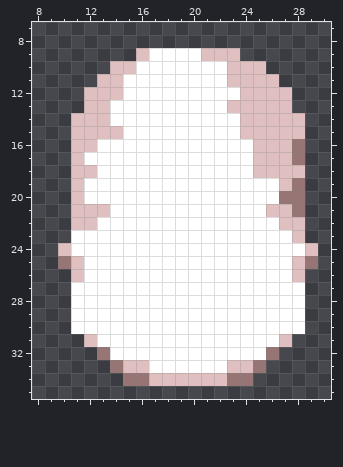
One commit to this pixel-art sprite: Assets/Core/Male/Head/HeavyJawNormal.png. The picture above is the old version.
The file is 40x40 pixels. Shown: x 8..30, y 7..35.
And afterwards:
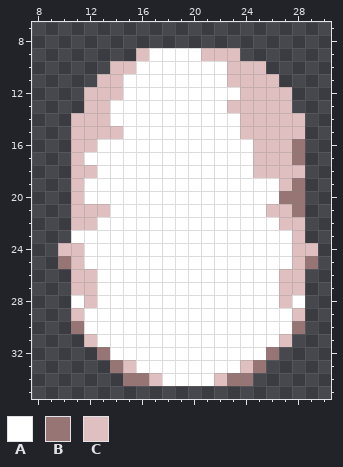
Palette (. is transparent): A #ffffff  B #977575  C #dfbfbf
From old to new:
y 24: x 11 A -> C; x 28 A -> C
y 26: x 12 A -> C; x 27 A -> C
y 27: x 11..12 AA -> CC; x 27..28 AA -> CC
y 28: x 12 A -> C; x 27 A -> C
y 29: x 11 A -> C; x 28 A -> C
y 30: x 11 A -> B; x 28 A -> B
y 33: x 16 C -> A; x 23 C -> A
y 34: x 18..21 CCCC -> AAAA
